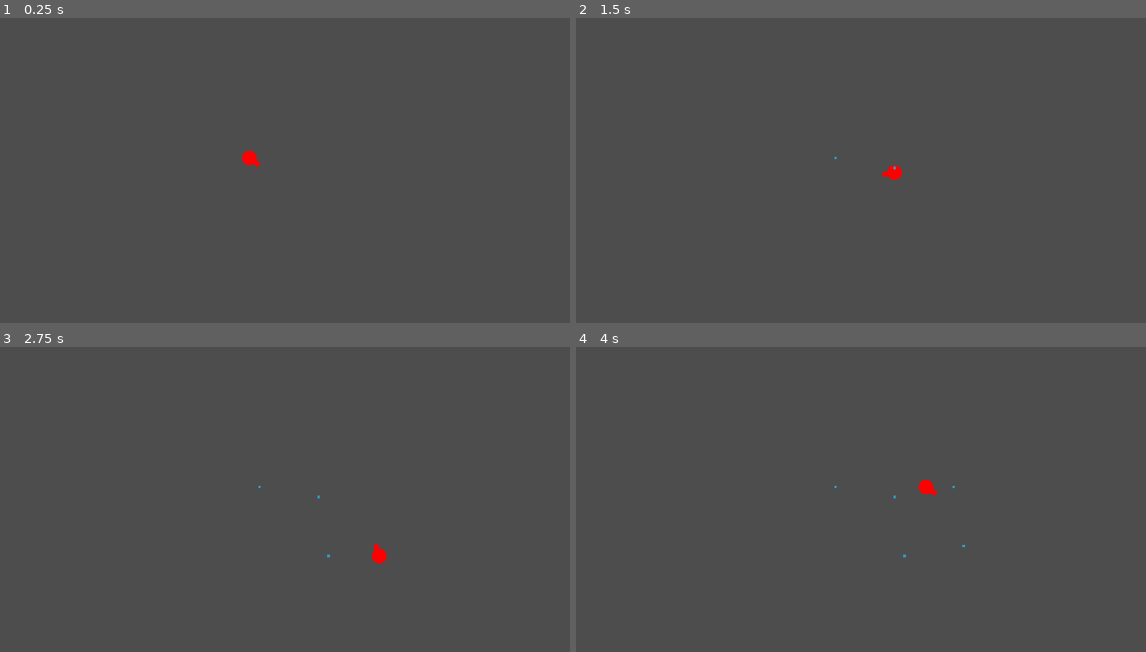
Above: before the commit, frames 1-4 (two rows, left to right).
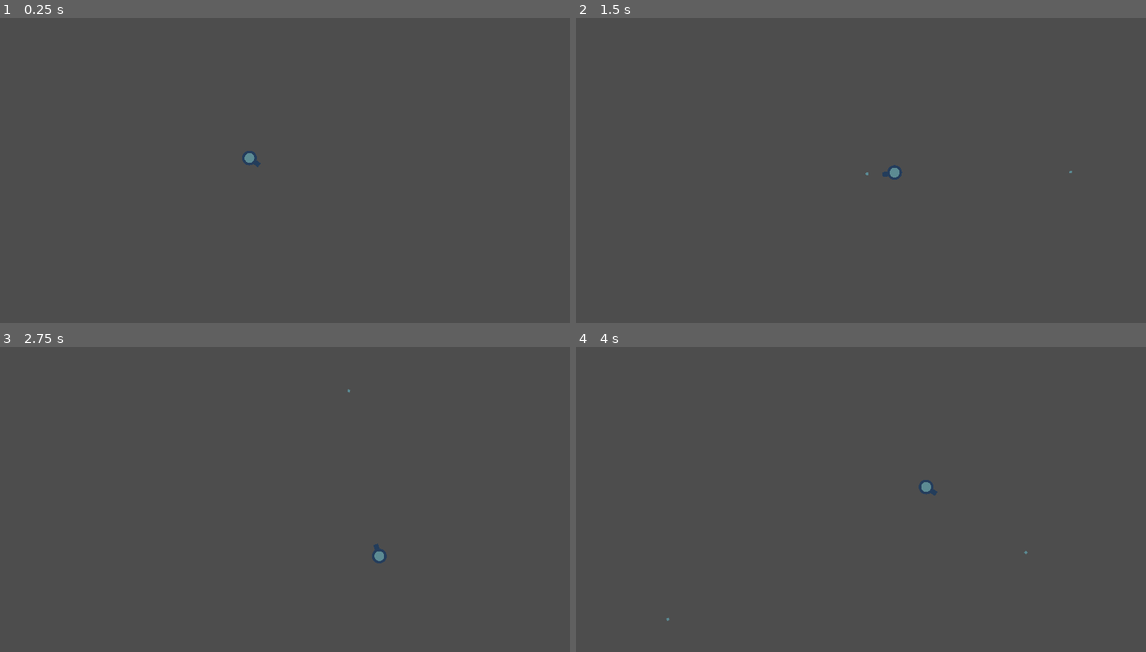
Above: after the commit, the same moments.

Repository: WhyTophat/PrimitiveShapesJam
Game: Godot game, scene res://Levels/Test.tscn
Two runs of this game, one before a commit and one after it. Both use one fixed random seed, a clock stepped at 60 frames per second and the inputs below. The project has no main scene, so this scene is started directly.
Inputs (mouse positions are in pixels of both pictures, inside the frame that each line leads up to):
- Up to frame 1 (0.25 s): no input
- Up to frame 2 (1.5 s): tap Enter at 0.5 s; move the mouse to (992, 167) at 0.52 s; hold Right (ui_right) 0.53-1.28 s; click (992, 167) at 0.67 s; move the mouse to (741, 201) at 1.27 s; hold Down (ui_down) from 1.28 s (still down); click (741, 201) at 1.42 s
- Up to frame 3 (2.75 s): move the mouse to (342, 438) at 2.02 s; release Down (ui_down) at 2.03 s; hold Right (ui_right) from 2.03 s (still down); click (342, 438) at 2.17 s
- Up to frame 4 (4 s): move the mouse to (832, 578) at 2.77 s; release Right (ui_right) at 2.78 s; hold Up (ui_up) 2.78-3.53 s; click (832, 578) at 2.92 s; move the mouse to (1037, 563) at 3.52 s; hold Left (ui_left) from 3.53 s (still down); click (1037, 563) at 3.67 s

The runs differ from the first frame. In frame 1, 0.1% of the frame differs, in the area x 42-46%, y 43-49%; in frame 2, 0.1%; in frame 3, 0.1%; in frame 4, 0.1%, in the area x 15-80%, y 43-90%.

Commit message:
player shooting and looking fly

Diff:
--- /dev/null
+++ b/Reuse/Circle.tscn
@@ -0,0 +1,8 @@
+[gd_scene load_steps=2 format=3 uid="uid://bwtnhuknl3iax"]
+
+[ext_resource type="Script" path="res://Scripts/Circle.gd" id="1_df0mg"]
+
+[node name="Circle" type="Marker2D"]
+gizmo_extents = 24.0
+script = ExtResource("1_df0mg")
+BodyColor = null
--- a/Reuse/Player.tscn
+++ b/Reuse/Player.tscn
@@ -1,7 +1,8 @@
-[gd_scene load_steps=4 format=3 uid="uid://7ijo3fqa0b81"]
+[gd_scene load_steps=5 format=3 uid="uid://7ijo3fqa0b81"]
 
 [ext_resource type="Script" path="res://Scripts/Player.gd" id="1_ygnj2"]
 [ext_resource type="PackedScene" uid="uid://ujeywofp2uv3" path="res://Reuse/Water.tscn" id="2_tqaru"]
+[ext_resource type="PackedScene" uid="uid://bwtnhuknl3iax" path="res://Reuse/Circle.tscn" id="3_vgl76"]
 
 [sub_resource type="CircleShape2D" id="CircleShape2D_pfujj"]
 radius = 24.0
@@ -10,17 +11,27 @@
 script = ExtResource("1_ygnj2")
 Bullet = ExtResource("2_tqaru")
 
-[node name="Circle" type="Marker2D" parent="."]
-gizmo_extents = 24.0
-
-[node name="CollisionShape2D" type="CollisionShape2D" parent="."]
-shape = SubResource("CircleShape2D_pfujj")
-
 [node name="Shooter" type="Node2D" parent="."]
 
 [node name="Shape" type="Polygon2D" parent="Shooter"]
-color = Color(1, 0, 0, 1)
+color = Color(0.141176, 0.239216, 0.360784, 1)
 polygon = PackedVector2Array(40, -8, 16, -8, 16, 8, 40, 8)
+
+[node name="EmissionPoint" type="Marker2D" parent="Shooter"]
+position = Vector2(32, 0)
+gizmo_extents = 8.0
+
+[node name="Circle" parent="." instance=ExtResource("3_vgl76")]
+BodyColor = "#243d5c"
+
+[node name="Circle2" parent="." instance=ExtResource("3_vgl76")]
+gizmo_extents = 16.0
+BodyColor = "#5c8b93"
+
+[node name="CollisionShape2D" type="CollisionShape2D" parent="."]
+visible = false
+shape = SubResource("CircleShape2D_pfujj")
+debug_color = Color(0.776471, 0.360784, 0.654902, 0.419608)
 
 [node name="FireTimer" type="Timer" parent="."]
 
--- a/Reuse/Water.tscn
+++ b/Reuse/Water.tscn
@@ -1,16 +1,24 @@
-[gd_scene load_steps=3 format=3 uid="uid://ujeywofp2uv3"]
+[gd_scene load_steps=4 format=3 uid="uid://ujeywofp2uv3"]
 
 [ext_resource type="Script" path="res://Scripts/Water.gd" id="1_lyf2k"]
 [ext_resource type="PackedScene" uid="uid://cnn5yni2ejv5e" path="res://Reuse/Polygon.tscn" id="1_svyhi"]
 
-[node name="Water" type="Node2D"]
+[sub_resource type="RectangleShape2D" id="RectangleShape2D_2hhve"]
+size = Vector2(8, 8)
+
+[node name="Water" type="CharacterBody2D"]
+collision_layer = 2
+collision_mask = 12
 script = ExtResource("1_lyf2k")
+
+[node name="CollisionShape2D" type="CollisionShape2D" parent="."]
+shape = SubResource("RectangleShape2D_2hhve")
 
 [node name="Polygon" parent="." instance=ExtResource("1_svyhi")]
 gizmo_extents = 6.0
 Sides = 4
 
 [node name="Shape" parent="Polygon" index="0"]
-color = Color(0.188235, 0.611765, 0.772549, 1)
+color = Color(0.360784, 0.545098, 0.576471, 1)
 
 [editable path="Polygon"]
--- /dev/null
+++ b/Scripts/Circle.gd
@@ -0,0 +1,14 @@
+@tool
+extends Marker2D
+
+@export var Refresh = false
+@export var BodyColor:String
+
+func _process(delta):
+	if Engine.is_editor_hint():
+		if Refresh == true:
+			Refresh = false
+			queue_redraw()
+
+func _draw():
+	draw_circle(Vector2.ZERO, gizmo_extents, Color.html(BodyColor))
--- a/Scripts/Player.gd
+++ b/Scripts/Player.gd
@@ -1,4 +1,3 @@
-@tool
 extends CharacterBody2D
 
 var canshoot = true
@@ -16,21 +15,16 @@
 
 
 func _physics_process(_delta):
-	if Engine.is_editor_hint():
-		if Refresh == true:
-			Refresh = false
-			queue_redraw()
-	if !(Engine.is_editor_hint()):
-		_movement()
-		$Shooter.look_at(get_global_mouse_position())
-		if Input.is_mouse_button_pressed(MOUSE_BUTTON_LEFT) and canshoot == true:
-			canshoot = false
-			$FireTimer.start(Firerate)
-			shoot()
+	_movement()
+	$Shooter.look_at(get_global_mouse_position())
+	if Input.is_mouse_button_pressed(MOUSE_BUTTON_LEFT) and canshoot == true:
+		canshoot = false
+		$FireTimer.start(Firerate)
+		shoot()
 
 func shoot():
 	var BulletScene = Bullet.instantiate()
-	BulletScene.position_set(global_position)
+	BulletScene.setter($Shooter/EmissionPoint.global_position, $Shooter.rotation)
 	get_parent().add_child(BulletScene)
 
 func _movement():
@@ -58,8 +52,5 @@
 			velocity.y += Accel
 	move_and_slide()
 
-func _draw():
-	draw_circle(Vector2.ZERO, $Circle.gizmo_extents, Color.RED)
-
 func _on_fire_timer_timeout():
 	canshoot = true
--- a/Scripts/Water.gd
+++ b/Scripts/Water.gd
@@ -1,5 +1,11 @@
-extends Node2D
+extends CharacterBody2D
 
+var speed = 15
 
-func position_set(positionsetter):
+func _process(delta):
+	velocity = Vector2(speed,0).rotated(rotation)
+	move_and_collide(velocity)
+
+func setter(positionsetter, anglesetter):
 	position = positionsetter
+	rotation = anglesetter
--- a/project.godot
+++ b/project.godot
@@ -26,6 +26,13 @@
 "res://Scripts/": "yellow"
 }
 
+[layer_names]
+
+2d_physics/layer_1="Player"
+2d_physics/layer_2="Bullet"
+2d_physics/layer_3="Enemy"
+2d_physics/layer_4="Walls"
+
 [rendering]
 
 renderer/rendering_method="gl_compatibility"
